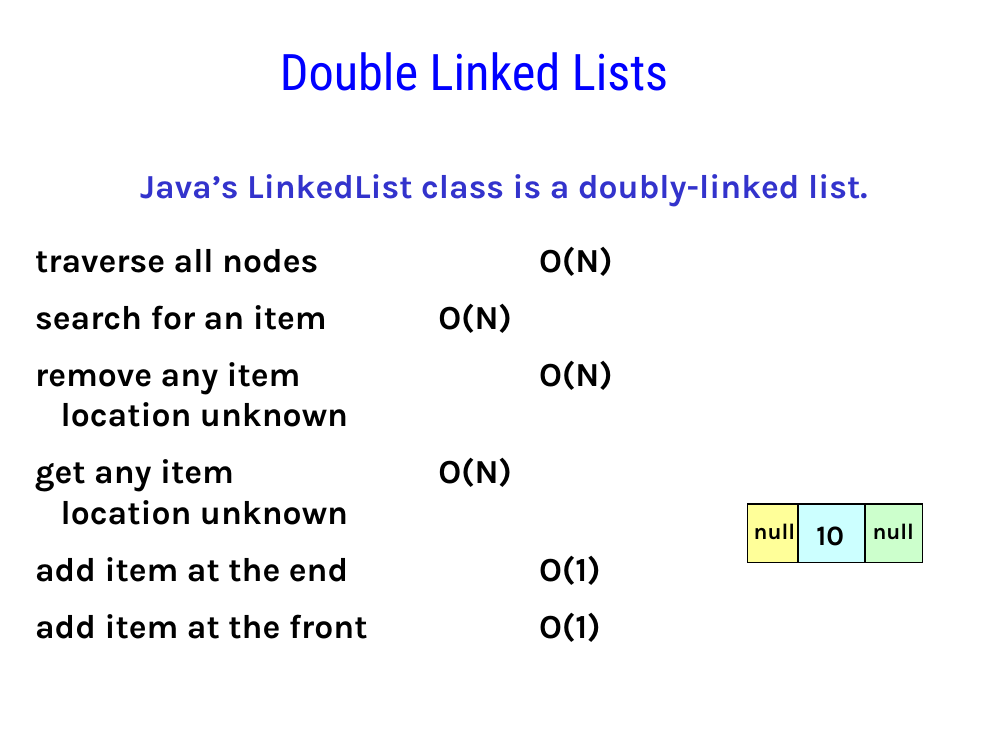
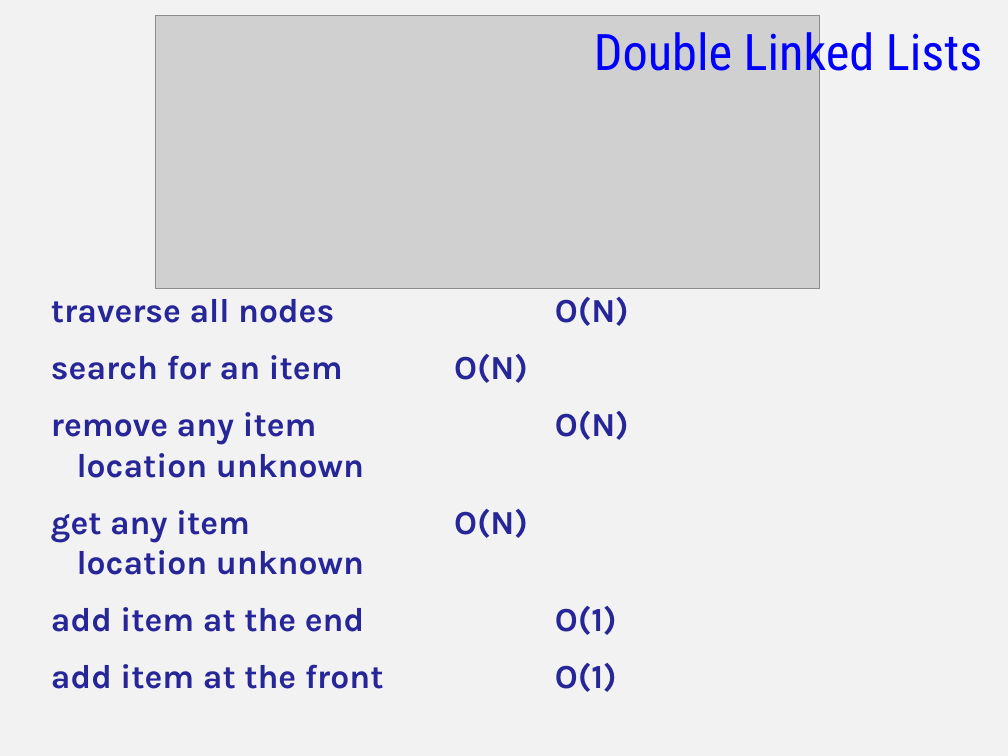
Before and after one commit to Cy-FairCS/cs3, a slide deck: slide 25 of u07a_linkedLists/notes/__a_Java's LinkedList class.pptx. Drawn at 1008x756 pixels with LibreOffice and Linux fonts; fonts in the diff are those of the drawing; grey boxes stand for pictures; background and template pictures are left out. Boxes give left, top, right and bottom in pixels: in the first picture for what was removed or moved away, otherwise in the second. Text is boxed around its words. In the diff, an @@ line names an element or a change of style, - is before the commit and + after.

```diff
--- a/u07a_linkedLists/notes/__a_Java's LinkedList class.pptx
+++ b/u07a_linkedLists/notes/__a_Java's LinkedList class.pptx
@@ background #FFFFFF to #F2F2F2 @@
@@ picture added at <box>155,15,820,288</box> @@
@@ text "Double Linked Lists" rewrapped from <box>280,52,668,91</box> to <box>594,24,982,82</box> @@
@@ text at <box>140,174,867,206</box>: paragraph removed @@
-Java’s LinkedList class is a doubly-linked list.
@@ text "traverse all nodes O(N)": place and size @@
-text "traverse all nodes O(N)" at <box>35,174,867,642</box>
+text "traverse all nodes O(N)" at <box>51,297,629,692</box>
@@ text "traverse all nodes O(N)" at <box>51,297,629,692</box>: text colour #000000 to #262699 @@
@@ rectangle removed at <box>748,504,891,562</box> @@
@@ rectangle removed at <box>748,504,798,562</box> @@
@@ rectangle removed at <box>865,504,922,562</box> @@
@@ text removed at <box>754,523,795,540</box> @@
-null
@@ text removed at <box>816,526,844,546</box> @@
-10
@@ text removed at <box>873,523,914,540</box> @@
-null
```
Also in this commit, not shown: 4 other files.
